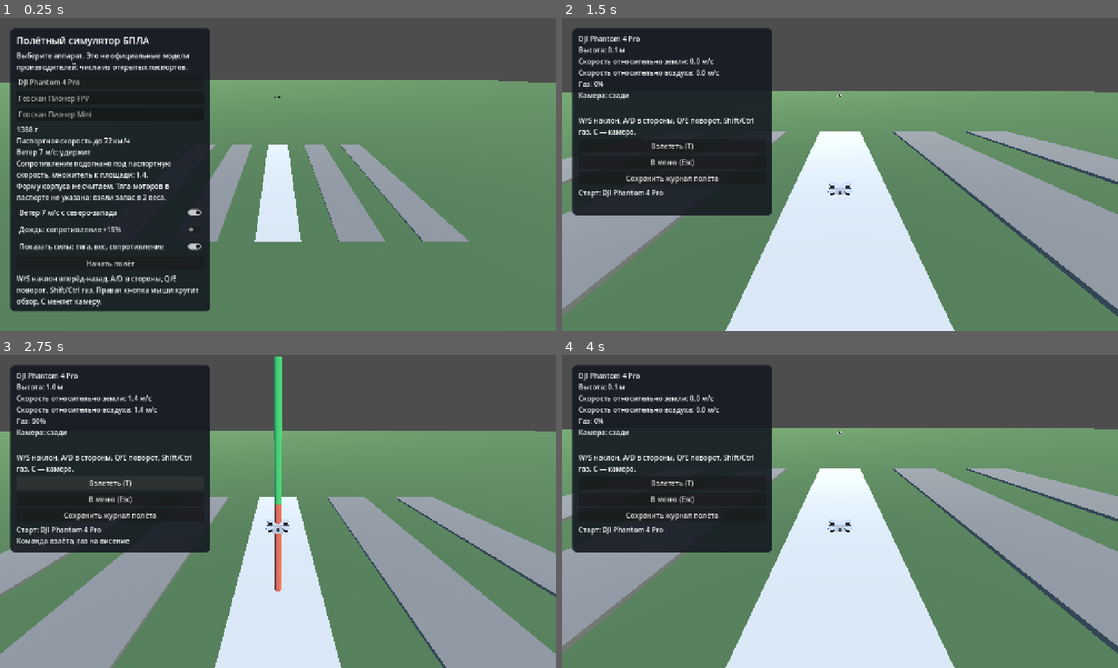
Above: before the commit, frames 1-4 (two rows, left to right).
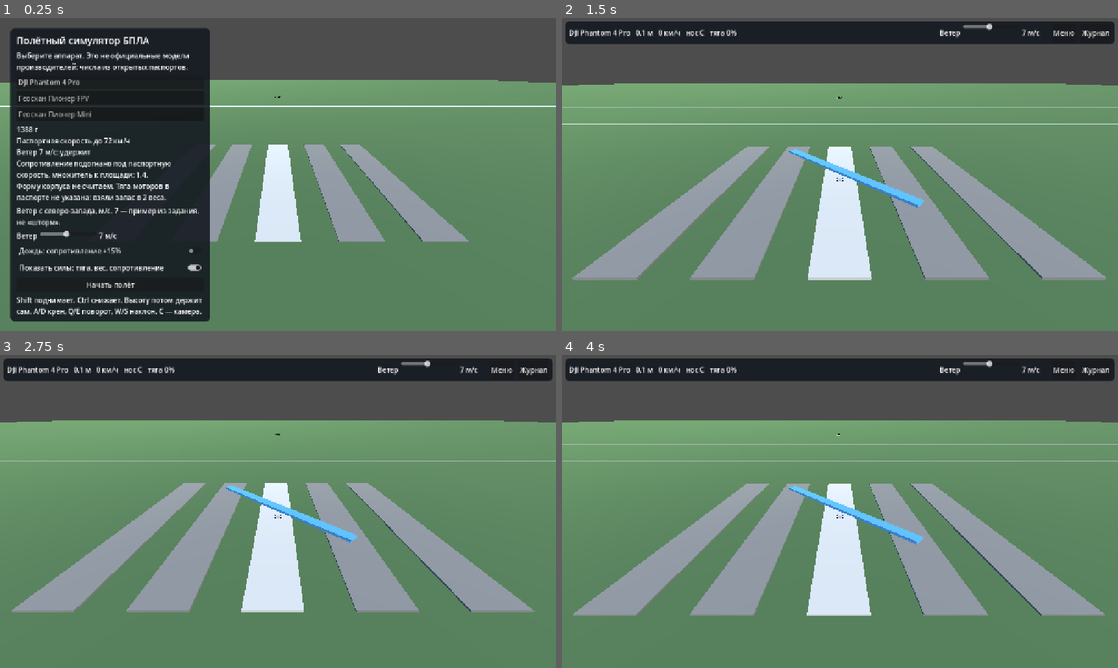
Above: after the commit, the same moments.

Repository: Melkor-code/infoteh
Game: Godot game, scene res://scenes/main.tscn
The game is run twice, just before and just after one commit, with the same random seed, the same clock (stepped at 60 frames per second) and the same inputs.
Inputs (mouse positions are in pixels of both pictures, inside the frame that each line leads up to):
- Up to frame 1 (0.25 s): no input
- Up to frame 2 (1.5 s): click (673, 212) at 0.5 s, where only the run before the commit has a clickable "Ветер 7 м/с с северо-запада"; click "Начать полёт" at 1.25 s
- Up to frame 3 (2.75 s): click (111, 483) at 2 s, where only the run before the commit has a clickable "Взлететь (T)"
- Up to frame 4 (4 s): click "В меню (Esc)" (after the commit: "Меню") at 2.75 s; click "Начать полёт" at 3.5 s

The runs differ from the first frame. In frame 1, 4.8% of the frame differs, in the area x 0-100%, y 28-98%; in frame 2, 58%, in the area x 0-100%, y 1-100%; in frame 3, 56%; in frame 4, 58%.

Commit message:
Поправить управление после первого запуска в Godot 4.7.
Крен и рыскание больше не зеркальные, взлёт идёт с Shift, высоту держит сам аппарат, скорость ветра выбирается ползунком, панель полёта стала узкой полосой. Проект помечен как 4.7, чтобы редактор не предлагал обновление с 4.3.

Co-authored-by: arena-agent <297053741+arena-agent@users.noreply.github.com>

Diff:
--- a/project.godot
+++ b/project.godot
@@ -1,5 +1,7 @@
 ; Engine configuration file.
-; Открывать в Godot 4.3 или новее. Рекомендуемая версия: 4.7.2, обычная, не .NET.
+; Открывать в Godot 4.7. Обычная версия, не .NET.
+; Метка 4.7 стоит специально: иначе редактор 4.7 пишет, что проект от 4.3, и предлагает обновить файл.
+; Такое обновление для этого проекта безопасно, ломающих отличий между 4.3 и 4.7 в нашем коде нет.
 
 config_version=5
 
@@ -8,7 +10,7 @@
 config/name="Полётный симулятор БПЛА"
 config/description="Учебный прототип. Не официальная модель Геоскана или DJI."
 run/main_scene="res://scenes/main.tscn"
-config/features=PackedStringArray("4.3", "GL Compatibility")
+config/features=PackedStringArray("4.7", "GL Compatibility")
 config/icon="res://icon.svg"
 
 [display]
--- a/scripts/app.gd
+++ b/scripts/app.gd
@@ -5,13 +5,11 @@
 
 ## Меню, полигон и камеры. Физика живёт в quadrotor.gd и flight_model.gd.
 ## Окно собирается кодом, чтобы не прятать логику в файле сцены.
-
-const DEMO_WIND := 7.0
 
 var library := VehicleLibrary.new()
 var selected := 0
 var flying := false
-var wind_on := true
+var wind_speed := 7.0
 var rain_on := false
 var show_forces := true
 var camera_mode := 0
@@ -29,7 +27,8 @@
 var detail_label: Label
 var hud_label: Label
 var warning_label: Label
-var log_label: Label
+var wind_labels: Array[Label] = []
+var wind_sliders: Array[HSlider] = []
 var status_label: Label
 var orbit_yaw := 0.6
 var orbit_pitch := -0.45
@@ -88,8 +87,6 @@
 	if event is InputEventKey and event.pressed and not event.echo:
 		if event.keycode == KEY_C:
 			camera_mode = (camera_mode + 1) % 3
-		elif event.keycode == KEY_T and flying:
-			_takeoff()
 		elif event.keycode == KEY_ESCAPE and flying:
 			_back_to_menu()
 
@@ -134,6 +131,18 @@
 		paint.albedo_color = Color(0.85, 0.85, 0.8) if i == 0 else Color(0.55, 0.55, 0.52)
 		pad.material_override = paint
 		add_child(pad)
+	for mark in range(-4, 5):
+		if mark == 0:
+			continue
+		var line := MeshInstance3D.new()
+		var line_mesh := BoxMesh.new()
+		line_mesh.size = Vector3(80.0, 0.02, 0.12)
+		line.mesh = line_mesh
+		line.position = Vector3(0.0, 0.02, mark * 10.0)
+		var line_paint := StandardMaterial3D.new()
+		line_paint.albedo_color = Color(0.75, 0.78, 0.7)
+		line.material_override = line_paint
+		add_child(line)
 
 	var north := Label3D.new()
 	north.text = "СЕВЕР"
@@ -215,12 +224,8 @@
 	menu_box.add_child(detail_label)
 	if library.errors.size() > 0:
 		menu_box.add_child(_hint("Ошибки чтения: " + "\n".join(library.errors)))
-	var wind_box := CheckButton.new()
-	wind_box.text = "Ветер 7 м/с с северо-запада"
-	wind_box.button_pressed = true
-	wind_box.focus_mode = Control.FOCUS_NONE
-	wind_box.toggled.connect(func(on: bool) -> void: wind_on = on)
-	menu_box.add_child(wind_box)
+	menu_box.add_child(_hint("Ветер с северо-запада, м/с. 7 — пример из задания, не «шторм»."))
+	menu_box.add_child(_wind_slider())
 	var rain_box := CheckButton.new()
 	rain_box.text = "Дождь: сопротивление +15%"
 	rain_box.focus_mode = Control.FOCUS_NONE
@@ -237,38 +242,41 @@
 	start.focus_mode = Control.FOCUS_NONE
 	start.pressed.connect(_start_flight)
 	menu_box.add_child(start)
-	status_label = _hint("W/S наклон вперёд-назад, A/D в стороны, Q/E поворот, Shift/Ctrl газ. Правая кнопка мыши крутит обзор, C меняет камеру.")
+	status_label = _hint("Shift поднимает, Ctrl снижает. Высоту потом держит сам. A/D крен, Q/E поворот, W/S наклон. C — камера.")
 	menu_box.add_child(status_label)
 
-	flight_panel = _panel(Vector2(24, 24), Vector2(460, 430))
+	flight_panel = _panel(Vector2(8, 8), Vector2(1264, 52))
 	flight_panel.visible = false
+	var tight := flight_panel.get_theme_stylebox("panel") as StyleBoxFlat
+	if tight != null:
+		tight.content_margin_left = 8
+		tight.content_margin_right = 8
+		tight.content_margin_top = 4
+		tight.content_margin_bottom = 4
 	layer.add_child(flight_panel)
-	var flight_box := VBoxContainer.new()
-	flight_box.add_theme_constant_override("separation", 6)
+	var flight_box := HBoxContainer.new()
+	flight_box.add_theme_constant_override("separation", 10)
 	flight_panel.add_child(flight_box)
-	hud_label = _hint("")
+	hud_label = Label.new()
+	hud_label.size_flags_horizontal = Control.SIZE_EXPAND_FILL
 	flight_box.add_child(hud_label)
-	warning_label = _hint("")
-	warning_label.add_theme_color_override("font_color", Color(1.0, 0.82, 0.35))
-	flight_box.add_child(warning_label)
-	flight_box.add_child(_hint("W/S наклон, A/D в стороны, Q/E поворот, Shift/Ctrl газ. C — камера."))
-	var takeoff := Button.new()
-	takeoff.text = "Взлететь (T)"
-	takeoff.focus_mode = Control.FOCUS_NONE
-	takeoff.pressed.connect(_takeoff)
-	flight_box.add_child(takeoff)
+	flight_box.add_child(_wind_slider())
 	var back := Button.new()
-	back.text = "В меню (Esc)"
+	back.text = "Меню"
 	back.focus_mode = Control.FOCUS_NONE
 	back.pressed.connect(_back_to_menu)
 	flight_box.add_child(back)
 	var save := Button.new()
-	save.text = "Сохранить журнал полёта"
+	save.text = "Журнал"
 	save.focus_mode = Control.FOCUS_NONE
 	save.pressed.connect(_save_log)
 	flight_box.add_child(save)
-	log_label = _hint("")
-	flight_box.add_child(log_label)
+	warning_label = Label.new()
+	warning_label.position = Vector2(16, 58)
+	warning_label.size = Vector2(1100, 24)
+	warning_label.mouse_filter = Control.MOUSE_FILTER_IGNORE
+	warning_label.add_theme_color_override("font_color", Color(1.0, 0.86, 0.4))
+	layer.add_child(warning_label)
 
 
 func _select(index: int) -> void:
@@ -298,25 +306,18 @@
 	craft = Quadrotor.new()
 	add_child(craft)
 	craft.setup(library.profiles[selected])
-	orbit_distance = maxf(float(craft.model.get("width", 0.4)) * 14.0, 3.0)
+	orbit_distance = maxf(float(craft.model.get("width", 0.4)) * 22.0, 12.0)
 	flying = true
 	warned = false
 	log_lines.clear()
 	_log("Старт: " + str(library.profiles[selected].get("display_name", "")))
-	if wind_on:
-		_log("Ветер 7 м/с с северо-запада")
+	if wind_speed > 0.1:
+		_log("Ветер %.0f м/с с северо-запада" % wind_speed)
 	if rain_on:
 		_log("Дождь, сопротивление +15%")
 	menu_panel.visible = false
 	flight_panel.visible = true
 	_update_hud()
-
-
-func _takeoff() -> void:
-	if craft == null:
-		return
-	craft.takeoff()
-	_log("Команда взлёта, газ на висение")
 
 
 func _back_to_menu() -> void:
@@ -326,75 +327,77 @@
 		craft = null
 	menu_panel.visible = true
 	flight_panel.visible = false
+	warning_label.text = ""
 	for arrow in force_arrows.values():
 		(arrow as Node3D).visible = false
 
 
 func _read_flight_input(delta: float) -> void:
-	var pitch_in := 0.0
-	var roll_in := 0.0
-	var yaw_in := 0.0
+	var pitch_goal := 0.0
+	var roll_goal := 0.0
+	var yaw_goal := 0.0
+	var climb := 0.0
 	if Input.is_physical_key_pressed(KEY_W):
-		pitch_in += 1.0
+		pitch_goal += 1.0
 	if Input.is_physical_key_pressed(KEY_S):
-		pitch_in -= 1.0
+		pitch_goal -= 1.0
 	if Input.is_physical_key_pressed(KEY_D):
-		roll_in += 1.0
+		roll_goal += 1.0
 	if Input.is_physical_key_pressed(KEY_A):
-		roll_in -= 1.0
+		roll_goal -= 1.0
 	if Input.is_physical_key_pressed(KEY_E):
-		yaw_in += 1.0
+		yaw_goal += 1.0
 	if Input.is_physical_key_pressed(KEY_Q):
-		yaw_in -= 1.0
+		yaw_goal -= 1.0
 	if Input.is_physical_key_pressed(KEY_SHIFT):
-		craft.throttle = minf(craft.throttle + 0.45 * delta, 1.0)
+		climb = 1.6
 	if Input.is_physical_key_pressed(KEY_CTRL):
-		craft.throttle = maxf(craft.throttle - 0.45 * delta, 0.0)
+		climb = -1.4
 	if Input.get_connected_joypads().size() > 0:
 		var joy: int = Input.get_connected_joypads()[0]
 		var right_x := Input.get_joy_axis(joy, JOY_AXIS_RIGHT_X)
 		var right_y := Input.get_joy_axis(joy, JOY_AXIS_RIGHT_Y)
 		var left_x := Input.get_joy_axis(joy, JOY_AXIS_LEFT_X)
 		if absf(right_x) > 0.15:
-			roll_in = right_x
+			roll_goal = right_x
 		if absf(right_y) > 0.15:
-			pitch_in = -right_y
+			pitch_goal = -right_y
 		if absf(left_x) > 0.15:
-			yaw_in = left_x
+			yaw_goal = left_x
 		var trigger_up := Input.get_joy_axis(joy, JOY_AXIS_TRIGGER_RIGHT)
 		var trigger_down := Input.get_joy_axis(joy, JOY_AXIS_TRIGGER_LEFT)
 		if trigger_up > 0.1:
-			craft.throttle = minf(craft.throttle + trigger_up * 0.5 * delta, 1.0)
-		if trigger_down > 0.1:
-			craft.throttle = maxf(craft.throttle - trigger_down * 0.5 * delta, 0.0)
-	craft.stick_pitch = clampf(pitch_in, -1.0, 1.0)
-	craft.stick_roll = clampf(roll_in, -1.0, 1.0)
-	craft.stick_yaw = clampf(yaw_in, -1.0, 1.0)
+			climb = 1.6 * trigger_up
+		elif trigger_down > 0.1:
+			climb = -1.4 * trigger_down
+	# Короткое нажатие даёт маленький наклон. Полный наклон только если удерживать клавишу.
+	var stick_step := 2.4 * delta
+	craft.stick_pitch = move_toward(craft.stick_pitch, clampf(pitch_goal, -1.0, 1.0), stick_step)
+	craft.stick_roll = move_toward(craft.stick_roll, clampf(roll_goal, -1.0, 1.0), stick_step)
+	craft.stick_yaw = move_toward(craft.stick_yaw, clampf(yaw_goal, -1.0, 1.0), stick_step)
+	craft.climb_command = climb
 
 
 func _update_hud() -> void:
 	if craft == null:
 		return
-	var air := (craft.velocity - craft.wind).length()
-	var names := ["сзади", "из кабины", "свободная"]
-	hud_label.text = "%s\nВысота: %.1f м\nСкорость относительно земли: %.1f м/с\nСкорость относительно воздуха: %.1f м/с\nГаз: %d%%\nКамера: %s" % [
+	var ground_kmh := craft.velocity.length() * 3.6
+	hud_label.text = "%s   %.1f м   %.0f км/ч   нос %s   тяга %d%%" % [
 		str(craft.profile.get("display_name", "")),
 		craft.position.y,
-		craft.velocity.length(),
-		air,
+		ground_kmh,
+		_heading_name(craft.forward()),
 		int(round(craft.throttle * 100.0)),
-		names[camera_mode],
 	]
 	warning_label.text = craft.warning
-	log_label.text = "\n".join(log_lines.slice(-4))
 
 
 func _update_forces() -> void:
-	wind_arrow.visible = wind_on
-	if wind_on:
-		var blow := _wind_vector()
-		wind_arrow.position = Vector3(10, 0.5, 10)
-		wind_arrow.look_at(wind_arrow.position + Vector3(blow.x, 0, blow.z), Vector3.UP)
+	var blow := _wind_vector()
+	wind_arrow.visible = blow.length() > 0.2
+	if wind_arrow.visible:
+		wind_arrow.position = Vector3(0.0, 0.45, 0.0)
+		wind_arrow.look_at(wind_arrow.position + Vector3(blow.x, 0.0, blow.z), Vector3.UP)
 	if craft == null:
 		return
 	var visible := show_forces and craft.motors_on
@@ -448,10 +451,10 @@
 
 
 func _wind_vector() -> Vector3:
-	if not wind_on:
+	if wind_speed <= 0.05:
 		return Vector3.ZERO
 	# Север в этой сцене — отрицательная Z. Ветер с северо-запада дует на юго-восток.
-	return Vector3(1, 0, 1).normalized() * DEMO_WIND
+	return Vector3(1, 0, 1).normalized() * wind_speed
 
 
 func _log(line: String) -> void:
@@ -469,13 +472,57 @@
 	file.store_string("\n".join(log_lines))
 	file.close()
 	var full := ProjectSettings.globalize_path(path)
-	log_label.text = "Журнал записан:\n" + full
+	warning_label.text = "Журнал записан: " + full
 	_log("Журнал сохранён")
 
 
 func _show_menu() -> void:
 	menu_panel.visible = true
 	flight_panel.visible = false
+
+
+func _wind_slider() -> HBoxContainer:
+	var box := HBoxContainer.new()
+	box.add_theme_constant_override("separation", 6)
+	var caption := Label.new()
+	caption.text = "Ветер"
+	box.add_child(caption)
+	var slider := HSlider.new()
+	slider.min_value = 0.0
+	slider.max_value = 15.0
+	slider.step = 1.0
+	slider.value = wind_speed
+	slider.custom_minimum_size = Vector2(130, 16)
+	slider.focus_mode = Control.FOCUS_NONE
+	slider.value_changed.connect(func(value: float) -> void:
+		wind_speed = value
+		_refresh_wind_labels()
+	)
+	wind_sliders.append(slider)
+	box.add_child(slider)
+	var value_label := Label.new()
+	value_label.custom_minimum_size = Vector2(58, 0)
+	wind_labels.append(value_label)
+	box.add_child(value_label)
+	_refresh_wind_labels()
+	return box
+
+
+func _refresh_wind_labels() -> void:
+	var text := "%.0f м/с" % wind_speed
+	for label in wind_labels:
+		label.text = text
+	for slider in wind_sliders:
+		if absf(slider.value - wind_speed) > 0.01:
+			slider.set_value_no_signal(wind_speed)
+
+
+func _heading_name(forward: Vector3) -> String:
+	var east := forward.x
+	var north := -forward.z
+	var sector := int(round(rad_to_deg(atan2(east, north)) / 45.0))
+	var names := ["С", "СВ", "В", "ЮВ", "Ю", "ЮЗ", "З", "СЗ"]
+	return names[posmod(sector, 8)]
 
 
 func _panel(pos: Vector2, size: Vector2) -> PanelContainer:
--- a/scripts/quadrotor.gd
+++ b/scripts/quadrotor.gd
@@ -21,6 +21,9 @@
 var stick_pitch := 0.0
 var stick_roll := 0.0
 var stick_yaw := 0.0
+var climb_command := 0.0
+var target_altitude := 0.2
+var altitude_hold := false
 var wind := Vector3.ZERO
 var rain := false
 var motors_on := false
@@ -48,18 +51,13 @@
 	roll_rate = 0.0
 	yaw_rate = 0.0
 	throttle = 0.0
+	climb_command = 0.0
+	target_altitude = position.y
+	altitude_hold = false
 	motors_on = false
 	airborne = false
 	warning = ""
 	rotation = Vector3.ZERO
-
-
-func takeoff() -> void:
-	motors_on = true
-	throttle = float(model.get("hover_throttle", 0.5))
-	if position.y < 1.0:
-		velocity.y = 1.4
-	airborne = true
 
 
 func step(delta: float) -> void:
@@ -71,20 +69,49 @@
 	if rain:
 		# Дождь в паспорте не расписан. Общее допущение: сопротивление на 15% больше.
 		drag_k *= 1.15
-	var max_tilt := deg_to_rad(35.0)
+	var max_tilt := deg_to_rad(32.0)
+	# W/S уже совпадали с картинкой. A/D и Q/E в Godot на виде сзади получались зеркальными:
+	# положительный крен уезжал вправо при нажатии A, положительное рыскание крутило влево при E.
 	var target_pitch := -stick_pitch * max_tilt
-	var target_roll := stick_roll * max_tilt
-	# Стик задаёт желаемый наклон, аппарат догоняет его не мгновенно.
-	# Это первая стабилизация, не полный автопилот.
-	pitch_rate = move_toward(pitch_rate, (target_pitch - pitch) * 3.5, 5.0 * delta)
-	roll_rate = move_toward(roll_rate, (target_roll - roll) * 3.5, 5.0 * delta)
-	yaw_rate = move_toward(yaw_rate, stick_yaw * 1.2, 3.0 * delta)
-	pitch = clampf(pitch + pitch_rate * delta, -0.9, 0.9)
-	roll = clampf(roll + roll_rate * delta, -0.9, 0.9)
+	var target_roll := -stick_roll * max_tilt
+	var target_yaw_rate := -stick_yaw * 1.1
+	pitch = move_toward(pitch, target_pitch, deg_to_rad(100.0) * delta)
+	roll = move_toward(roll, target_roll, deg_to_rad(100.0) * delta)
+	yaw_rate = move_toward(yaw_rate, target_yaw_rate, 4.0 * delta)
 	yaw += yaw_rate * delta
 	rotation = Vector3(pitch, yaw, roll)
 
-	var thrust := throttle * max_thrust if motors_on else 0.0
+	var clearance := maxf(float(model.get("height", 0.1)) * 0.5, 0.04)
+	if climb_command > 0.05:
+		motors_on = true
+		altitude_hold = true
+		target_altitude += climb_command * delta
+	elif climb_command < -0.05 and motors_on:
+		target_altitude += climb_command * delta
+	elif not airborne:
+		target_altitude = position.y
+
+	var thrust := 0.0
+	if motors_on and altitude_hold:
+		# Удержание высоты само добавляет тягу, когда аппарат наклонён против ветра.
+		# Иначе наклон «съедает» вертикальную тягу, и пилот вынужден дёргать газ.
+		var desired_vy := clampf((target_altitude - position.y) * 1.3, -1.8, 2.0)
+		if absf(climb_command) > 0.05:
+			desired_vy = climb_command
+		var vertical_share := maxf(global_transform.basis.y.y, 0.4)
+		var accel := clampf((desired_vy - velocity.y) * 2.8, -6.0, 6.0)
+		thrust = clampf(mass * (FlightModel.G + accel) / vertical_share, 0.0, max_thrust)
+		throttle = thrust / max_thrust
+	else:
+		throttle = 0.0
+
+	if position.y <= clearance + 0.02 and climb_command <= 0.0 and target_altitude <= clearance + 0.25 and velocity.y <= 0.05:
+		motors_on = false
+		altitude_hold = false
+		thrust = 0.0
+		throttle = 0.0
+		target_altitude = position.y
+
 	var up := global_transform.basis.y
 	thrust_force = up * thrust
 	weight_force = Vector3(0.0, -mass * FlightModel.G, 0.0)
@@ -96,18 +123,14 @@
 		velocity = velocity.limit_length(40.0)
 	position += velocity * delta
 
-	var clearance := maxf(float(model.get("height", 0.1)) * 0.5, 0.04)
 	if position.y <= clearance:
 		position.y = clearance
 		if velocity.y < 0.0:
 			velocity.y = 0.0
-		velocity.x *= 0.85
-		velocity.z *= 0.85
-		if throttle < 0.15:
-			airborne = false
-			motors_on = false
-			throttle = 0.0
-	elif position.y > clearance + 0.2:
+		velocity.x *= 0.92
+		velocity.z *= 0.92
+		airborne = false
+	elif position.y > clearance + 0.35:
 		airborne = true
 
 	var spin := throttle * 25.0 * delta
@@ -130,10 +153,10 @@
 	if wind_speed > 4.0 and tilt_deg > 28.0 and airspeed > maxf(vmax * 0.75, 4.0):
 		warning = "Потеря устойчивости: уменьшите крен и тангаж, не добавляйте газ рывком."
 		return
-	if wind_speed > 3.0 and airborne and stick_pitch * stick_pitch + stick_roll * stick_roll < 0.04:
+	if wind_speed > 3.0 and airborne and stick_pitch * stick_pitch + stick_roll * stick_roll < 0.08:
 		var downwind := velocity.dot(wind.normalized())
-		if downwind > 1.5:
-			warning = "Аппарат сносит. Наклоните стик против ветра."
+		if downwind > 3.0:
+			warning = "Сносит ветром. Разверните нос против ветра и слегка наклонитесь вперёд."
 
 
 func _clear_mesh() -> void:
Not shown, changed: README.md
Not shown, changed: docs/kak-zapustit.md
Not shown, changed: docs/soprotivlenie-vozduha.md
